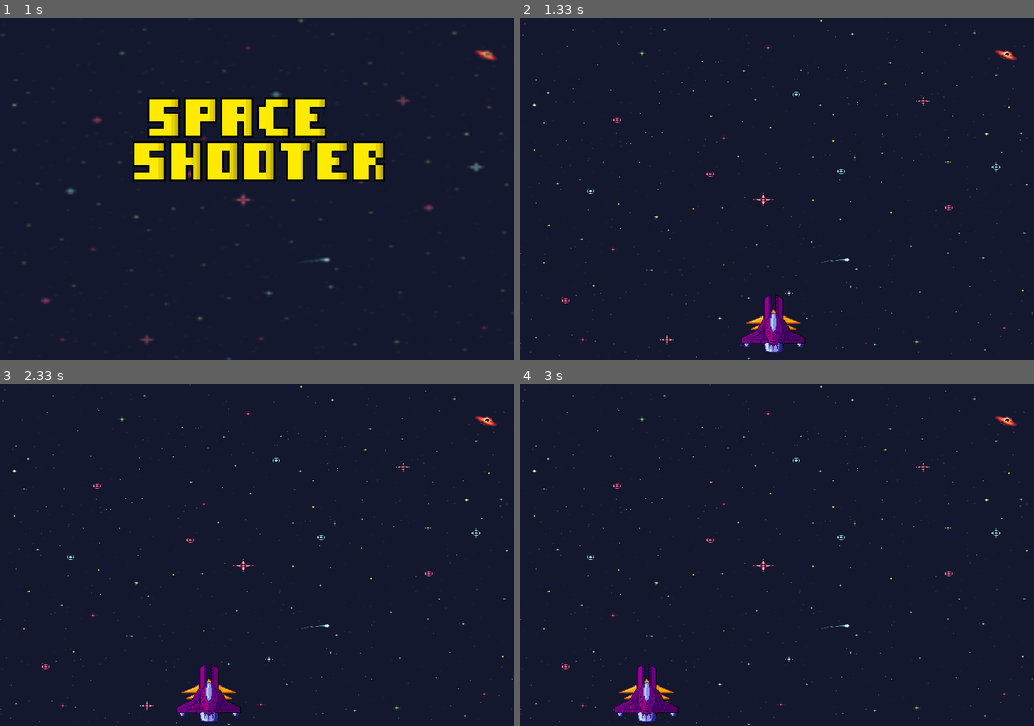
Above: before the commit, frames 1-4 (two rows, left to right).
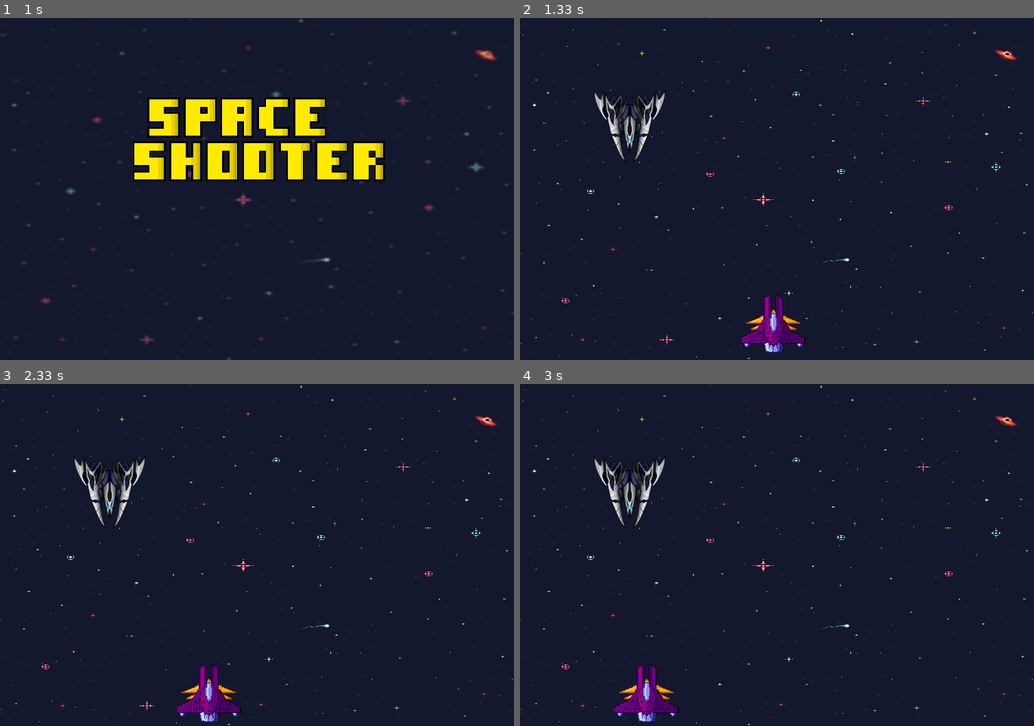
Above: after the commit, the same moments.

Repository: cjs-13/Projeto_pygame
Game: pygame game, started from main.py
Same seed, same stepped clock (60 frames per second), same inputs: the game is played once before the commit and once after it.
Inputs:
- Up to frame 1 (1 s): hold D 0.33-0.8 s; hold W from 0.83 s (still down)
- Up to frame 2 (1.33 s): release W at 1.13 s; hold D from 1.17 s (still down)
- Up to frame 3 (2.33 s): release D at 1.63 s; hold A 1.67-2.2 s; hold S from 2.23 s (still down)
- Up to frame 4 (3 s): release S at 2.53 s; hold A 2.57-2.97 s

Frame 1 is identical in both runs. In frame 2, 1.0% of the frame differs, in the area x 14-29%, y 21-43%; in frame 3, 1.0%; in frame 4, 1.0%.

Commit message:
Adicionado lista de inimigos, assets, corrigido hit box

Diff:
--- a/main.py
+++ b/main.py
@@ -10,23 +10,28 @@
 
 
 pygame.init()
+TELA = pygame.display.set_mode((LARGURA, ALTURA))
 
 # Carregando imagens
+NAVE_PRINCIPAL = pygame.transform.scale(pygame.image.load(os.path.join("assets", "space_ship.png")).convert_alpha(), (100, 90))
+LASER_PRINCIPAL = pygame.image.load(os.path.join("assets", "laser_principal.png")).convert_alpha()
+NAVES_INIMIGAS = list()
+for i in range(1, 4):
+    NAVES_INIMIGAS.append(pygame.image.load(os.path.join("assets", f"enemy_ship ({i}).png")).convert_alpha())
+LASER_RED = pygame.image.load(os.path.join("assets", "laser_red.png")).convert_alpha()
+LASER_BLUE = pygame.image.load(os.path.join("assets", "laser_blue.png")).convert_alpha()
+BG = pygame.transform.scale(pygame.image.load(os.path.join("assets", "BG.png")), (LARGURA, ALTURA))
+BG_MENU = list()
+for i in range(1, 6):
+    BG_MENU.append(pygame.transform.scale(pygame.image.load(os.path.join("assets", f"BG_menu ({i}).png")), (LARGURA, ALTURA)))
 ICONE = pygame.image.load(os.path.join("assets", "space_ship.png"))
-NAVE_PRINCIPAL = pygame.transform.scale(pygame.image.load(os.path.join("assets", "space_ship.png")), (100, 90))
-LASERS_PRINCIPAL = pygame.image.load(os.path.join("assets", "laser_principal.png"))
 LOGO = pygame.transform.scale(pygame.image.load(os.path.join("assets", "titulo.png")), (400, 400))
-BG = pygame.transform.scale(pygame.image.load(os.path.join("assets", "BG.png")), (LARGURA, ALTURA))
-BG_menu = list()
-for i in range(1, 6):
-    BG_menu.append(pygame.transform.scale(pygame.image.load(os.path.join("assets", f"BG_menu ({i}).png")), (LARGURA, ALTURA)))
-
-tela = pygame.display.set_mode((LARGURA, ALTURA))
+
 pygame.display.set_caption("Space Shooter")
 pygame.display.set_icon(ICONE)
 
 # Classes
-class Laser:
+class Laser():
     def __init__(self, x, y, img, nave):
         self.x = x
         self.y = y
@@ -46,7 +51,13 @@
     def colisao(self, obj):
         return testa_colisao(self, obj)
 
-class Nave:
+    def largura(self):
+        return self.img.get_width()
+
+    def altura(self):
+        return self.img.get_height()
+
+class Nave():
     def __init__(self, x, y):
         self.x = x
         self.y = y
@@ -57,7 +68,6 @@
         self.cool_down_counter = self.firerate
         self.scattershot = False
 
-
     def draw(self, tela):
         tela.blit(self.nave_img, (self.x, self.y))
         for laser in self.lasers:
@@ -84,6 +94,7 @@
             self.scattershot = False
         else:
             self.scattershot = True
+
     def mover_laser(self, vel, obj):
         for laser in self.lasers:
             laser.move(vel)
@@ -103,9 +114,8 @@
     def __init__(self, x, y):
         super().__init__(x, y)
         self.nave_img = NAVE_PRINCIPAL
-        self.laser_img = LASERS_PRINCIPAL
+        self.laser_img = LASER_PRINCIPAL
         self.mascara = pygame.mask.from_surface(self.nave_img)
-
 
     def mover_laser(self, vel, objs):
         for laser in self.lasers:
@@ -118,22 +128,32 @@
                         objs.remove(obj)
                         self.lasers.remove(laser)
 
+class Inimigo(Nave):
+    def __init__(self, x, y):
+        super().__init__(x, y)
+        self.nave_img = NAVES_INIMIGAS[2]
+        self.laser_img = LASER_RED
+        self.mascara = pygame.mask.from_surface(self.nave_img)
+
 def testa_colisao(obj1, obj2):
-    diff_x = obj2.x - obj1.x
+    diff_x = obj2.x - obj1.x - (obj2.largura()//2) + ((obj1.largura() * 3)//2)
     diff_y = obj2.y - obj1.y
     return obj1.mascara.overlap(obj2.mascara, (diff_x, diff_y)) != None
 
 def main():
     jogando = True
     jogador_vel = 5
-    lasers_vel = 5
+    lasers_vel = 7
     jogador = Jogador(300, ALTURA - 100)
+    inimigo = Inimigo(100, 100)
     inimigos = list()
+    inimigos.append(inimigo)
     while jogando:
         RELOGIO.tick(FPS)
-        tela.blit(BG, (0, 0))
-        jogador.draw(tela)
-
+        TELA.blit(BG, (0, 0))
+        jogador.draw(TELA)
+        for nave in inimigos:
+            nave.draw(TELA)
         for event in pygame.event.get():
             if event.type == pygame.QUIT:
                 jogando = False
@@ -153,7 +173,6 @@
                 if event.key == pygame.K_i:
                      jogador.scattershotttogle()
 
-
         keys = pygame.key.get_pressed()
         if keys[pygame.K_a] and jogador.x - jogador_vel > 0:
             jogador.x -= jogador_vel
@@ -176,8 +195,8 @@
     indice = 0
     while True:
         RELOGIO.tick(FPS)
-        tela.blit(BG_menu[indice], (0, 0))
-        tela.blit(LOGO, (180, 100))
+        TELA.blit(BG_MENU[indice], (0, 0))
+        TELA.blit(LOGO, (180, 100))
 
         for event in pygame.event.get():
             if event.type == pygame.QUIT:
Binary file added: assets/enemy_ship (1).png
Binary file added: assets/enemy_ship (2).png
Binary file added: assets/enemy_ship (3).png
Binary file changed: assets/laser_blue.png
Binary file changed: assets/laser_principal.png
Binary file changed: assets/laser_red.png
